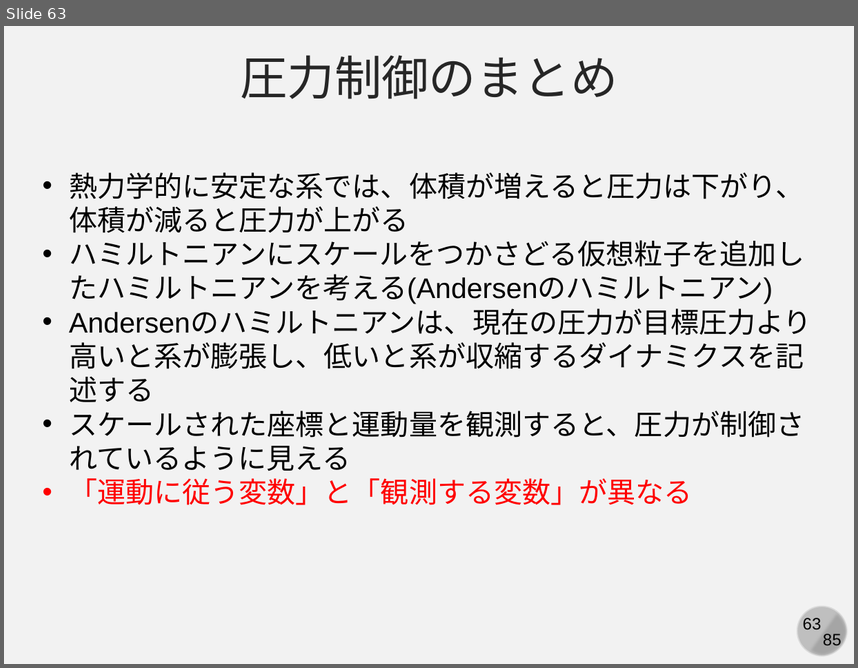
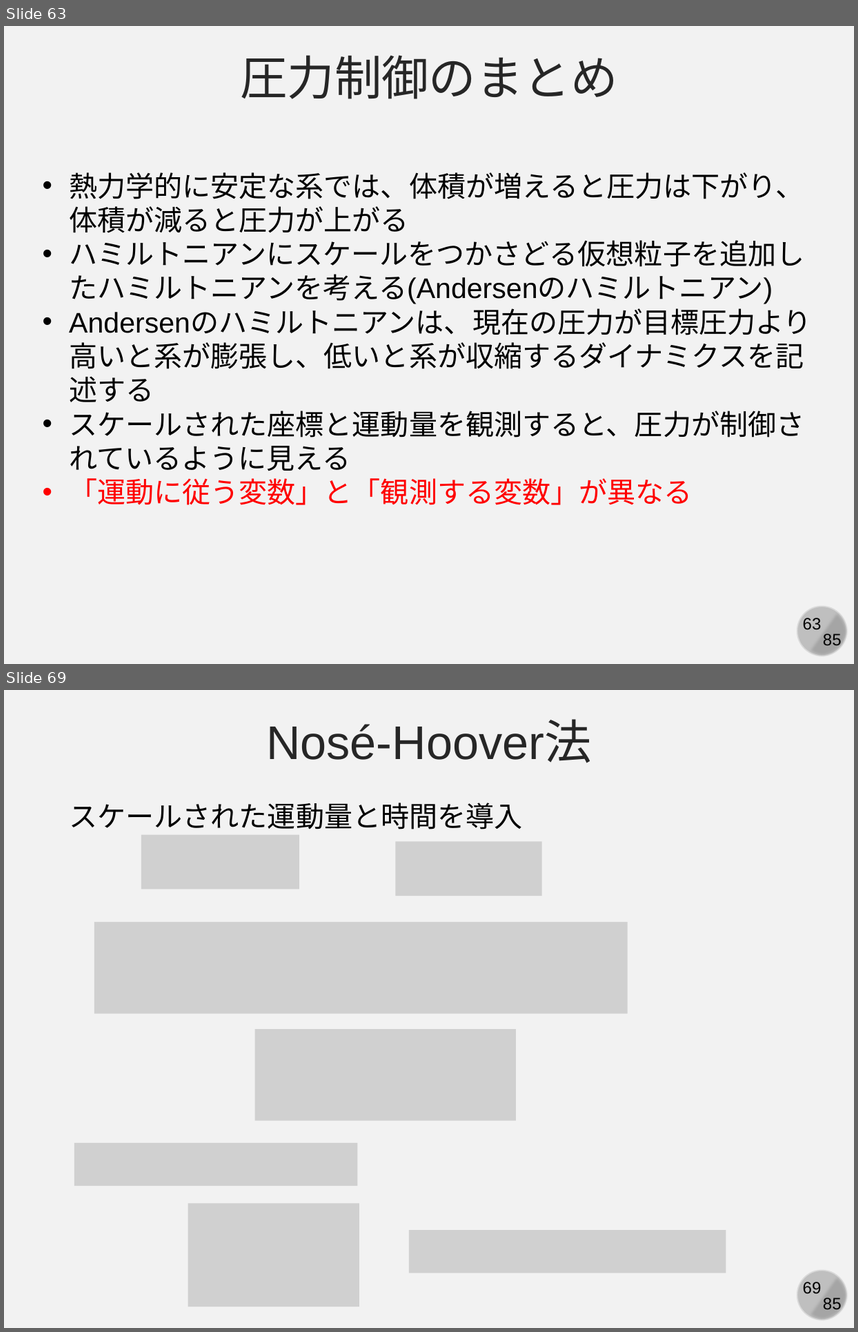
Before and after one commit to kaityo256/simulation_engineering, a slide deck: 06_md_observable/simulation06.pptx. Shown one above the other, each under a label of ours: slide 63 before the commit, slides 63 and 69 after it; the slides between them are not shown. The pictures are 858x668 and 858x1332 pixels, drawn with LibreOffice and Linux fonts; fonts in the diff are those of the drawing; grey boxes stand for pictures. Boxes give left, top, right and bottom in pixels: in the first picture for what was removed or moved away, otherwise in the second. Text is boxed around its words. In the diff, an @@ line names an element or a change of style, - is before the commit and + after.

```diff
--- a/06_md_observable/simulation06.pptx
+++ b/06_md_observable/simulation06.pptx
@@ slide 69 added at box(4, 690, 854, 1328), background #F2F2F2; not listed: 4 template elements that a slide beside it also shows @@
@@ text added at box(266, 721, 591, 763), 40 pt, text #262626 @@
+Nosé-Hoover法
@@ text added at box(69, 802, 522, 829), 24 pt, text #000000 @@
+スケールされた運動量と時間を導入
@@ picture added at box(141, 834, 299, 889) @@
@@ picture added at box(396, 841, 542, 896) @@
@@ picture added at box(94, 922, 627, 1014) @@
@@ picture added at box(254, 1029, 516, 1121) @@
@@ picture added at box(74, 1142, 358, 1185) @@
@@ picture added at box(188, 1203, 359, 1306) @@
@@ picture added at box(408, 1230, 726, 1272) @@
```
Also in this commit, not shown: 2 slides changed, 8 other slides added.
